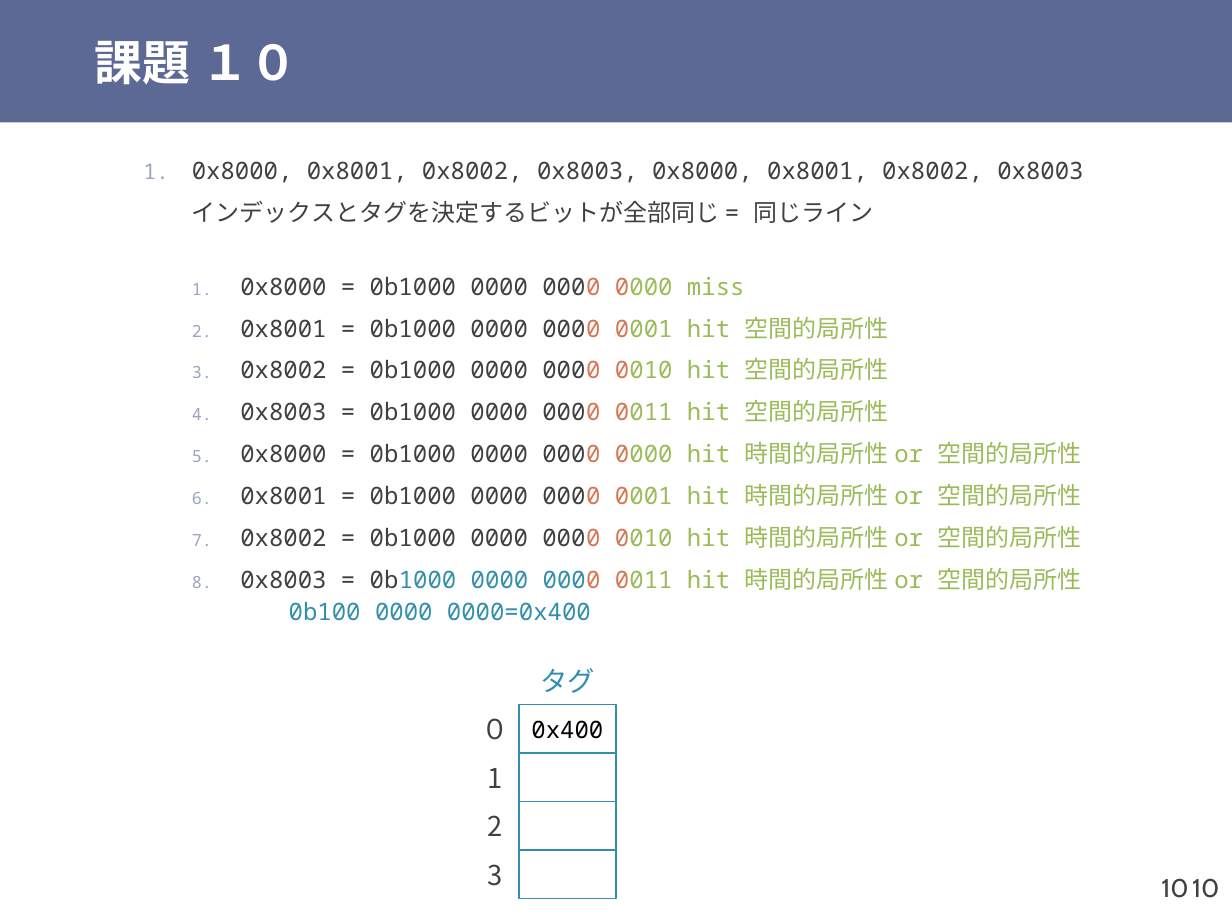
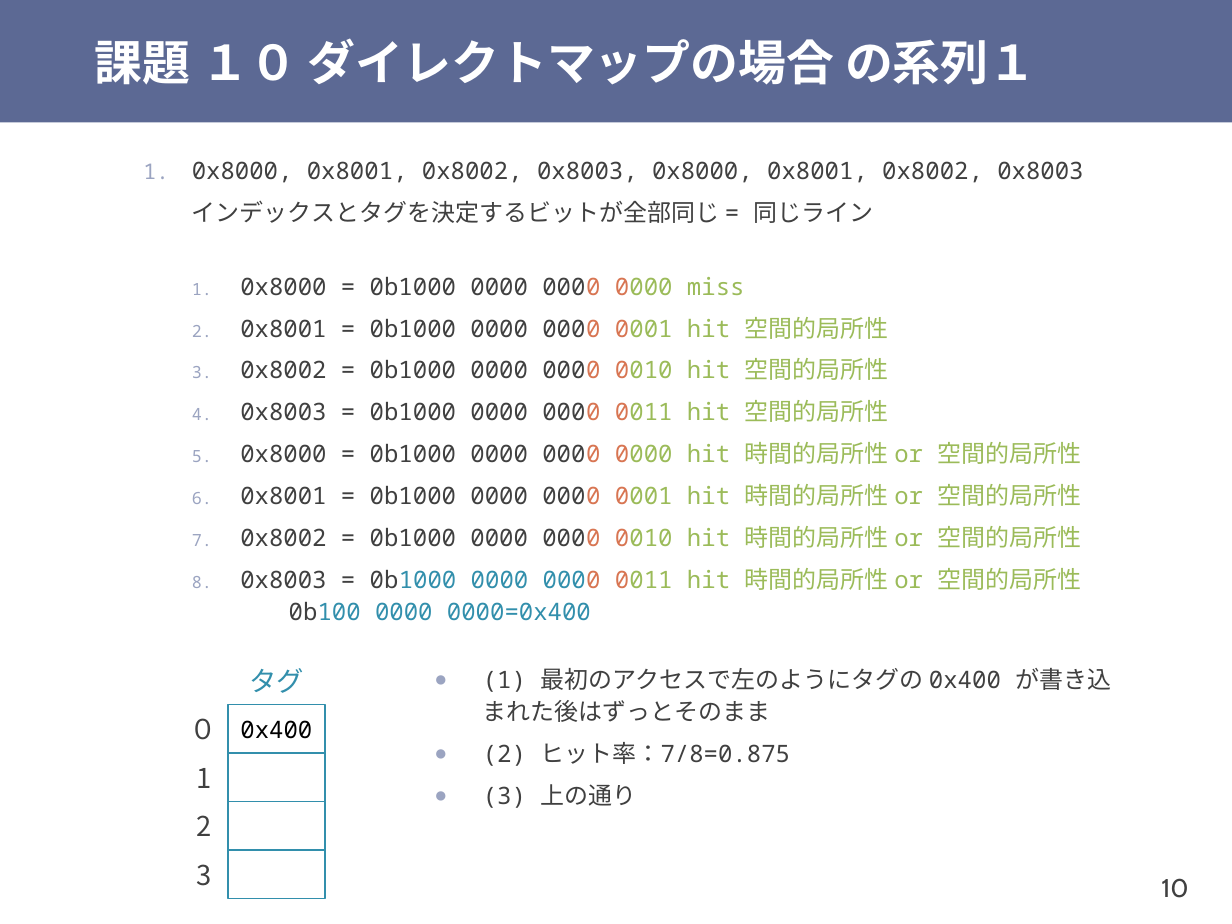
Before and after one commit to shioyadan/otya-computer-architecture-i, a slide deck: slide 10 of cai-shioya-11.pptx. Drawn at 1232x924 pixels with LibreOffice and Linux fonts; fonts in the diff are those of the drawing. Boxes give left, top, right and bottom in pixels: in the first picture for what was removed or moved away, otherwise in the second. Text is boxed around its words. In the diff, an @@ line names an element or a change of style, - is before the commit and + after.

```diff
--- a/cai-shioya-11.pptx
+++ b/cai-shioya-11.pptx
@@ title at [95, 38, 1036, 85]: text changed @@
-課題 １０
+課題 １０ ダイレクトマップの場合 の系列１
@@ text at [240, 568, 1082, 621]: text colour #328FAC to #404040 in "0b100" @@
@@ text added at [483, 668, 1111, 808], 14 pt, text #404040 @@
+  ● (1) 最初のアクセスで左のようにタグの 0x400 が書き込まれた後はずっとそのまま
+  ● (2) ヒット率：7/8=0.875
+  ● (3) 上の通り
@@ 5 texts, 4 rectangles: place and size @@
-5 texts, 4 rectangles at [481, 668, 616, 898]
+5 texts, 4 rectangles at [190, 668, 325, 898]
```
Also in this commit, not shown: 7 other slides changed, 7 slides added, 6 other files.
